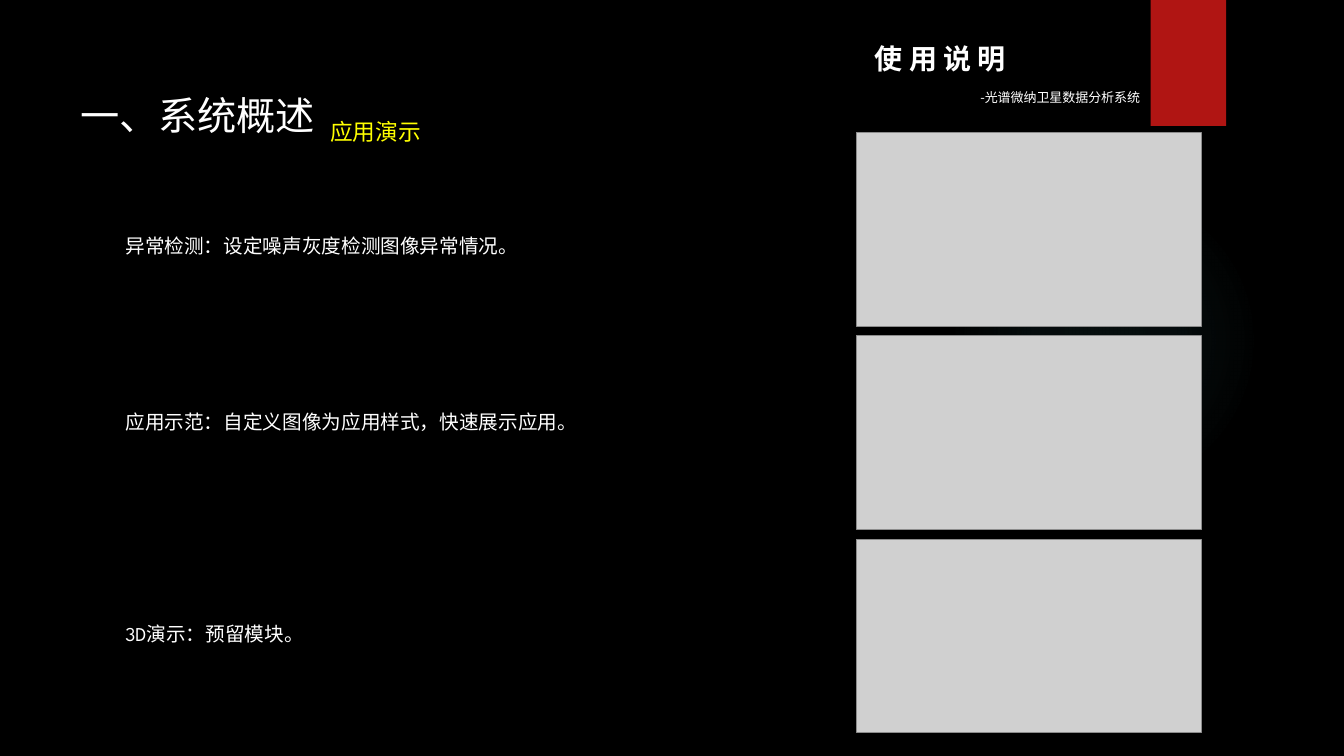
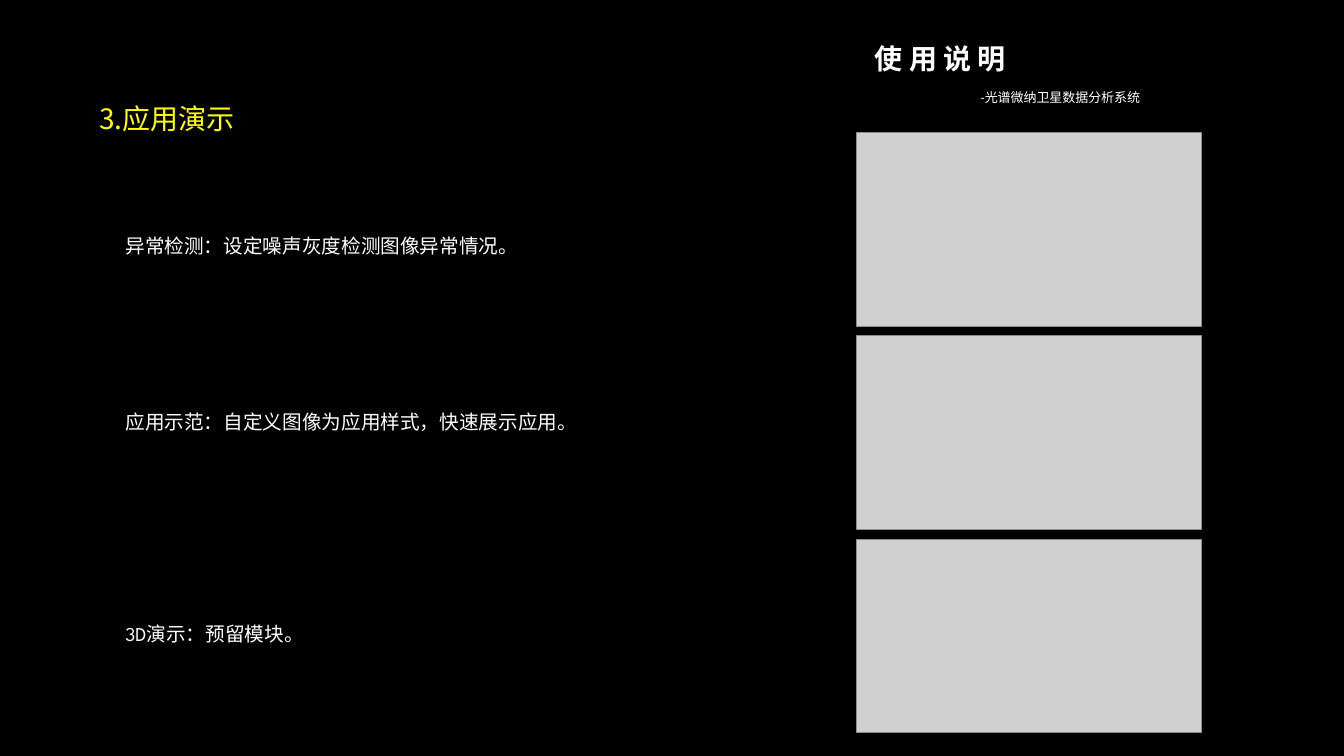
Before and after one commit to Levikov/Spectra, a slide deck: slide 8 of Spectra/image/Spectra使用说明&演示.pptx. Drawn at 1344x756 pixels with LibreOffice and Linux fonts; fonts in the diff are those of the drawing; grey boxes stand for pictures; background and template pictures are left out. Boxes give left, top, right and bottom in pixels: in the first picture for what was removed or moved away, otherwise in the second. Text is boxed around its words. In the diff, an @@ line names an element or a change of style, - is before the commit and + after.

```diff
--- a/Spectra/image/Spectra使用说明&演示.pptx
+++ b/Spectra/image/Spectra使用说明&演示.pptx
@@ rectangle removed at (1150, 0, 1226, 126) @@
@@ text at (99, 105, 235, 132): text changed; size 28 to 20 pt; text colour #FFFFFF to #FFFF00 @@
-一、系统概述 应用演示
+3.应用演示
```
Also in this commit, not shown: 8 other slides changed, 16 slides added.
